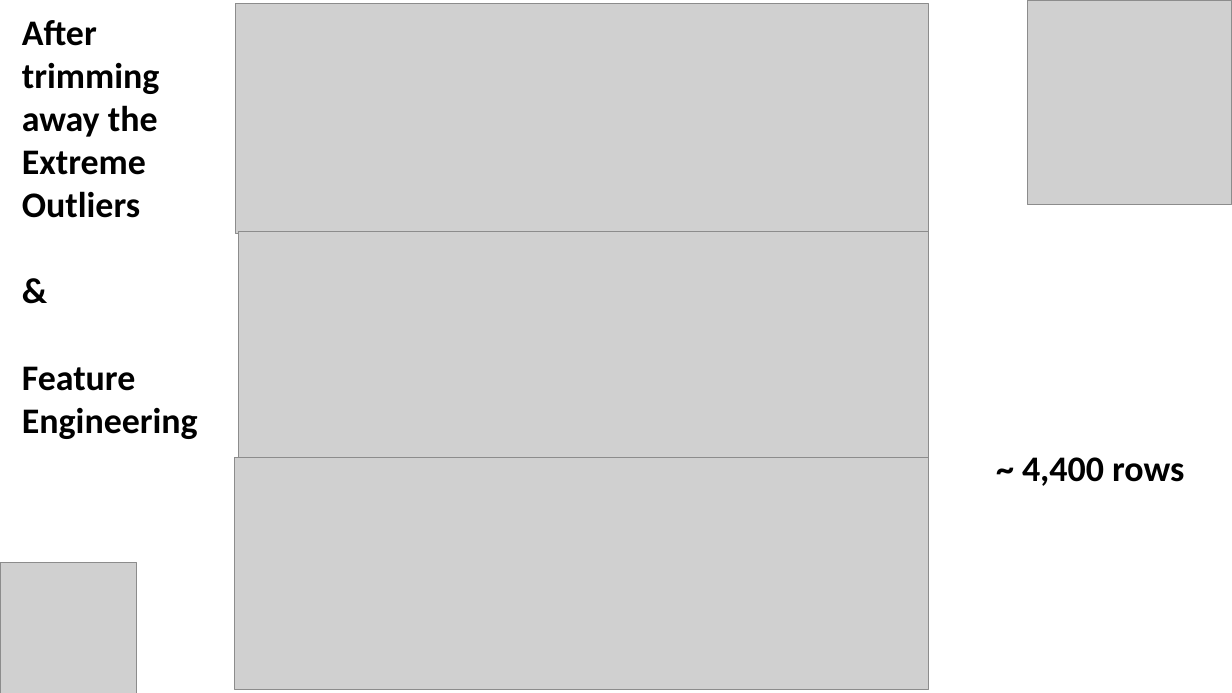
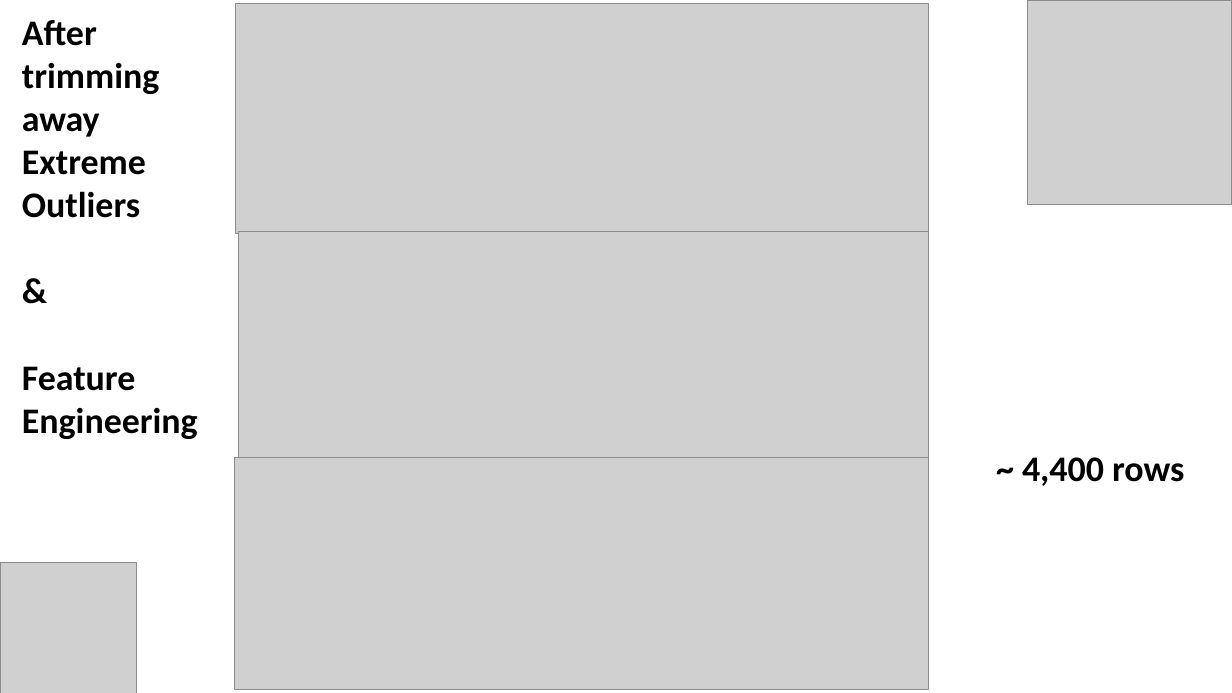
Before and after one commit to irwinwei73/GA-DSI-Capstone, a slide deck: slide 12 of Capstone_Final_Presentation.pptx. Drawn at 1232x693 pixels with LibreOffice and Linux fonts; fonts in the diff are those of the drawing; grey boxes stand for pictures. Boxes give left, top, right and bottom in pixels: in the first picture for what was removed or moved away, otherwise in the second. Text is boxed around its words. In the diff, an @@ line names an element or a change of style, - is before the commit and + after.

```diff
--- a/Capstone_Final_Presentation.pptx
+++ b/Capstone_Final_Presentation.pptx
@@ text at box(22, 20, 159, 218): text changed @@
-After trimming away the Extreme Outliers
+After trimming away Extreme Outliers
```
Also in this commit, not shown: 7 other slides changed, 2 slides added, 1 slide removed.
